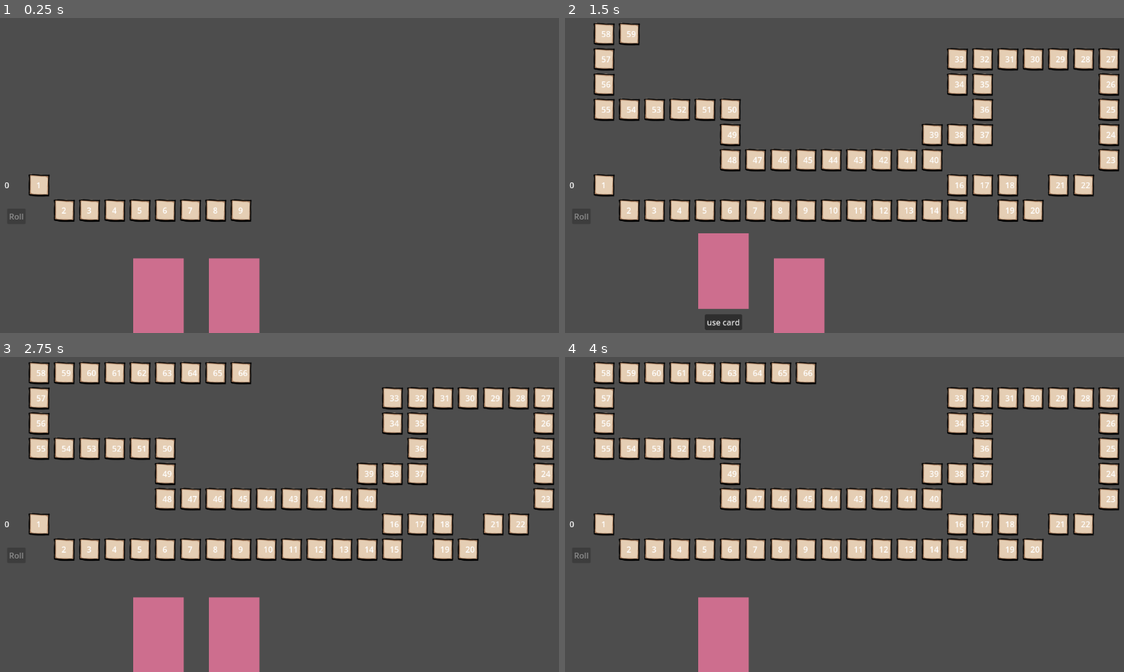
Above: before the commit, frames 1-4 (two rows, left to right).
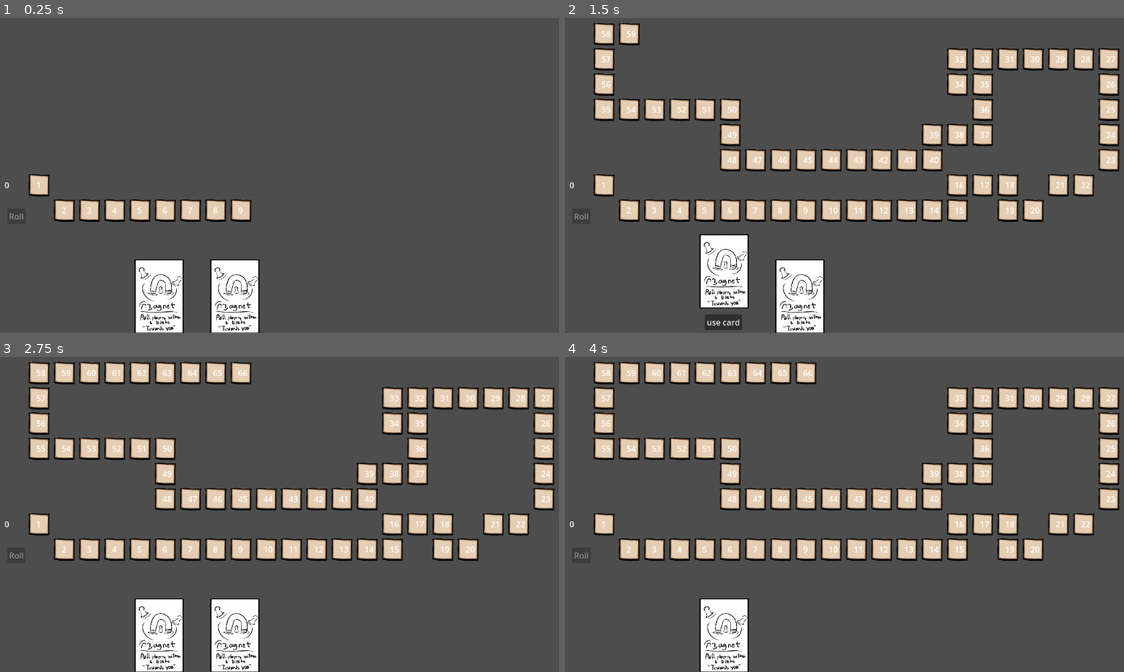
Above: after the commit, the same moments.

Repository: JJWithNoSauce/BandaiSnakeProject
Game: Godot game, scene res://scene/main.tscn
The game is run twice, just before and just after one commit, with the same random seed, the same clock (stepped at 60 frames per second) and the same inputs. This scene is started directly instead of the project's main scene.
Inputs (mouse positions are in pixels of both pictures, inside the frame that each line leads up to):
- Up to frame 1 (0.25 s): no input
- Up to frame 2 (1.5 s): click "use card" at 0.5 s; move the mouse to (721, 295) at 1.27 s; press the mouse at (721, 295) at 1.28 s
- Up to frame 3 (2.75 s): release the mouse at (156, 634) at 2 s; click "use card" at 2 s
- Up to frame 4 (4 s): tap Enter at 2.75 s; move the mouse to (799, 634) at 2.77 s; click (799, 634) at 2.85 s; click "use card" at 3.5 s

The runs differ from the first frame. In frame 1, 4.3% of the frame differs, in the area x 23-47%, y 76-100%; in frame 2, 4.4%, in the area x 23-47%, y 68-100%; in frame 3, 4.3%; in frame 4, 2.2%.
Error in both runs: Invalid type in function 'rpc_id' in base 'Callable'. Cannot convert argument 1 from Nil to int. (res://scripts/network/gameController.gd:38)

Commit message:
Asset added

Diff:
--- a/scene/card/cardMagnet.tscn
+++ b/scene/card/cardMagnet.tscn
@@ -1,9 +1,10 @@
-[gd_scene load_steps=6 format=3 uid="uid://cghgbi7wc6ltj"]
+[gd_scene load_steps=7 format=3 uid="uid://cghgbi7wc6ltj"]
 
 [ext_resource type="Script" path="res://scripts/card/cardMagnat.gd" id="1_q0k73"]
 [ext_resource type="PackedScene" uid="uid://bna34vu8s5tj7" path="res://scene/component/game/comp_card_select.tscn" id="2_ty2o1"]
 [ext_resource type="PackedScene" uid="uid://bv6cgigw0e80b" path="res://scene/component/game/comp_select_allInRange.tscn" id="3_ik82p"]
 [ext_resource type="PackedScene" uid="uid://btmld4yfktbs4" path="res://scene/component/game/comp_action_walk.tscn" id="4_f36fn"]
+[ext_resource type="Texture2D" uid="uid://bbafy8hpmvl4r" path="res://asset/card4.png" id="5_58s4n"]
 
 [sub_resource type="RectangleShape2D" id="RectangleShape2D_heg6y"]
 size = Vector2(492.611, 150)
@@ -13,6 +14,7 @@
 script = ExtResource("1_q0k73")
 
 [node name="Polygon2D" type="Polygon2D" parent="."]
+visible = false
 z_index = 1
 position = Vector2(-0.952883, -2.51785)
 scale = Vector2(1.43811, 0.261674)
@@ -30,4 +32,10 @@
 
 [node name="CompActionWalk" parent="." instance=ExtResource("4_f36fn")]
 
+[node name="Sprite2D" type="Sprite2D" parent="."]
+position = Vector2(-5.73975, -24.0034)
+scale = Vector2(1.65812, 0.304222)
+texture = ExtResource("5_58s4n")
+flip_h = true
+
 [connection signal="selectPlayer" from="comp_select_allInRange" to="." method="_on_comp_select_all_in_range_select_player"]
--- a/scene/component/ui/aim.tscn
+++ b/scene/component/ui/aim.tscn
@@ -1,6 +1,7 @@
-[gd_scene load_steps=3 format=3 uid="uid://c8iiiwcbb8ja"]
+[gd_scene load_steps=4 format=3 uid="uid://c8iiiwcbb8ja"]
 
 [ext_resource type="Script" path="res://scripts/component/ui/aim.gd" id="1_4fqrt"]
+[ext_resource type="Texture2D" uid="uid://dbajpbiatmvvb" path="res://asset/arrow.png" id="2_mebyj"]
 
 [sub_resource type="CircleShape2D" id="CircleShape2D_ktgs6"]
 radius = 22.1359
@@ -10,6 +11,7 @@
 script = ExtResource("1_4fqrt")
 
 [node name="Polygon2D" type="Polygon2D" parent="."]
+visible = false
 position = Vector2(-1.90735e-06, 0)
 color = Color(0.258824, 0.596078, 0.933333, 1)
 polygon = PackedVector2Array(-6, -27, 3, -27, 4, -5, 28, -6, 28, 5, 4, 6, 5, 24, -5, 24, -5, 6, -22, 6, -23, -3, -6, -3)
@@ -25,5 +27,9 @@
 [node name="body" type="CollisionShape2D" parent="hitbox"]
 shape = SubResource("CircleShape2D_ktgs6")
 
+[node name="Arrow" type="Sprite2D" parent="."]
+position = Vector2(-1, 49)
+texture = ExtResource("2_mebyj")
+
 [connection signal="mouse_entered" from="hitbox" to="." method="_on_hitbox_mouse_entered"]
 [connection signal="mouse_exited" from="hitbox" to="." method="_on_hitbox_mouse_exited"]
--- a/scene/player.tscn
+++ b/scene/player.tscn
@@ -1,6 +1,10 @@
-[gd_scene load_steps=4 format=3 uid="uid://c2lw0a4dhnnig"]
+[gd_scene load_steps=9 format=3 uid="uid://c2lw0a4dhnnig"]
 
 [ext_resource type="Script" path="res://scripts/player.gd" id="1_6k7cx"]
+[ext_resource type="Texture2D" uid="uid://dby1iuytpy1sg" path="res://asset/Pred.png" id="2_8o00g"]
+[ext_resource type="Texture2D" uid="uid://dajcsultyglw2" path="res://asset/Pblue.png" id="2_whc7j"]
+[ext_resource type="Texture2D" uid="uid://cf717otitdbjl" path="res://asset/Pyellow.png" id="4_n1u1k"]
+[ext_resource type="Texture2D" uid="uid://or01kf0w5vw8" path="res://asset/Pgreen.png" id="5_t81xq"]
 
 [sub_resource type="CapsuleShape2D" id="CapsuleShape2D_eeog5"]
 radius = 26.0
@@ -16,6 +20,26 @@
 properties/1/sync = true
 properties/1/watch = false
 
+[sub_resource type="SpriteFrames" id="SpriteFrames_13lkl"]
+animations = [{
+"frames": [{
+"duration": 1.0,
+"texture": ExtResource("2_8o00g")
+}, {
+"duration": 1.0,
+"texture": ExtResource("2_whc7j")
+}, {
+"duration": 1.0,
+"texture": ExtResource("4_n1u1k")
+}, {
+"duration": 1.0,
+"texture": ExtResource("5_t81xq")
+}],
+"loop": true,
+"name": &"default",
+"speed": 5.0
+}]
+
 [node name="player" type="CharacterBody2D"]
 script = ExtResource("1_6k7cx")
 
@@ -24,8 +48,12 @@
 shape = SubResource("CapsuleShape2D_eeog5")
 
 [node name="Polygon2D" type="Polygon2D" parent="."]
+visible = false
 color = Color(0.243137, 0.815686, 0.847059, 1)
 polygon = PackedVector2Array(-37, -15, -5, -16, -1, -23, -7, -35, 12, -34, 7, -20, 20, -14, 41, -6, 14, -7, 14, 21, 8, 4, -3, 3, -12, 21, -12, -9)
 
 [node name="MultiplayerSynchronizer" type="MultiplayerSynchronizer" parent="."]
 replication_config = SubResource("SceneReplicationConfig_nswsj")
+
+[node name="pSprite" type="AnimatedSprite2D" parent="."]
+sprite_frames = SubResource("SpriteFrames_13lkl")
--- a/scripts/player.gd
+++ b/scripts/player.gd
@@ -15,6 +15,9 @@
 	stepNow = now
 	info = GameController.players[str(name).to_int()]
 
+
+
+
 func _enter_tree():
 	uid = str(name).to_int()
 	$MultiplayerSynchronizer.set_multiplayer_authority(str(name).to_int())
@@ -30,6 +33,15 @@
 
 	ActionControl.playersStat[str(name).to_int()] = self
 	$Polygon2D.color = Color(info["id"]/4.0,info["id"]/5.0,info["id"]/6.0)
+
+	if info["id"] == 1:
+		$pSprite.frame = 0
+	elif info["id"] == 2:
+		$pSprite.frame = 1
+	elif info["id"] == 3:
+		$pSprite.frame = 2
+	elif info["id"] == 4:
+		$pSprite.frame = 3
 
 func _physics_process(delta):
 	if not isSelf(): return
Binary file added: asset/Pblue.png
Not shown, added: asset/Pblue.png.import
Binary file added: asset/Pgreen.png
Not shown, added: asset/Pgreen.png.import
Binary file added: asset/Pred.png
Not shown, added: asset/Pred.png.import
Binary file added: asset/Pyellow.png
Not shown, added: asset/Pyellow.png.import
Binary file added: asset/arrow.png
Not shown, added: asset/arrow.png.import
Binary file added: asset/card1.png
Not shown, added: asset/card1.png.import
(and 6 more such lines)
